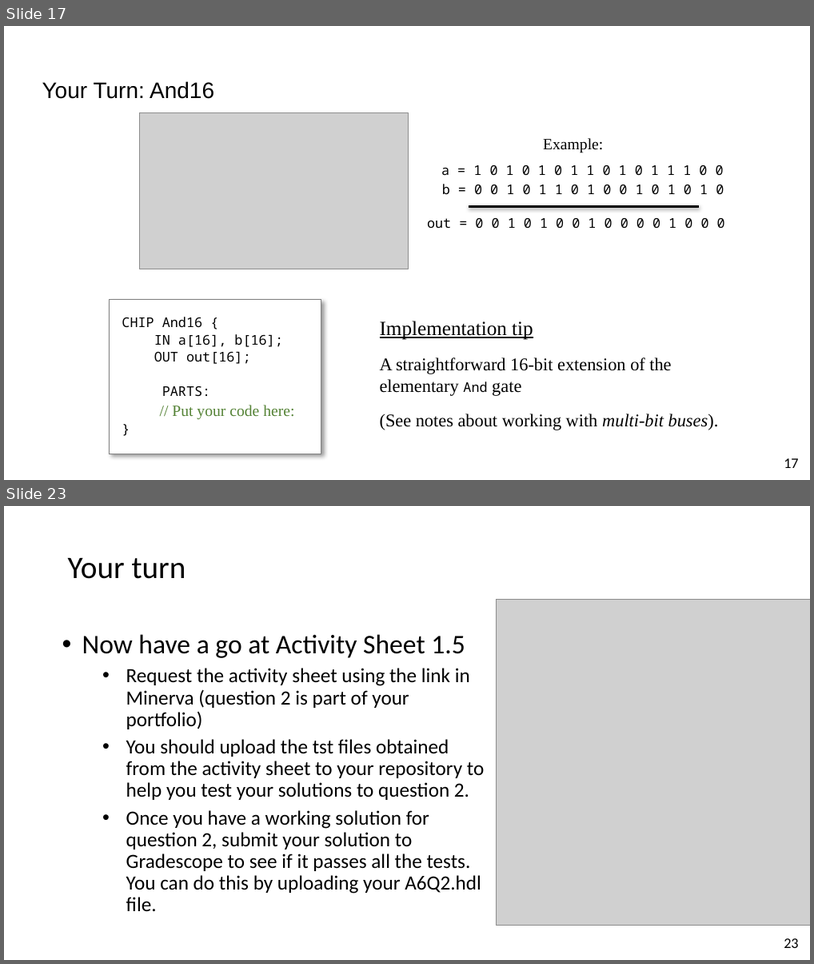
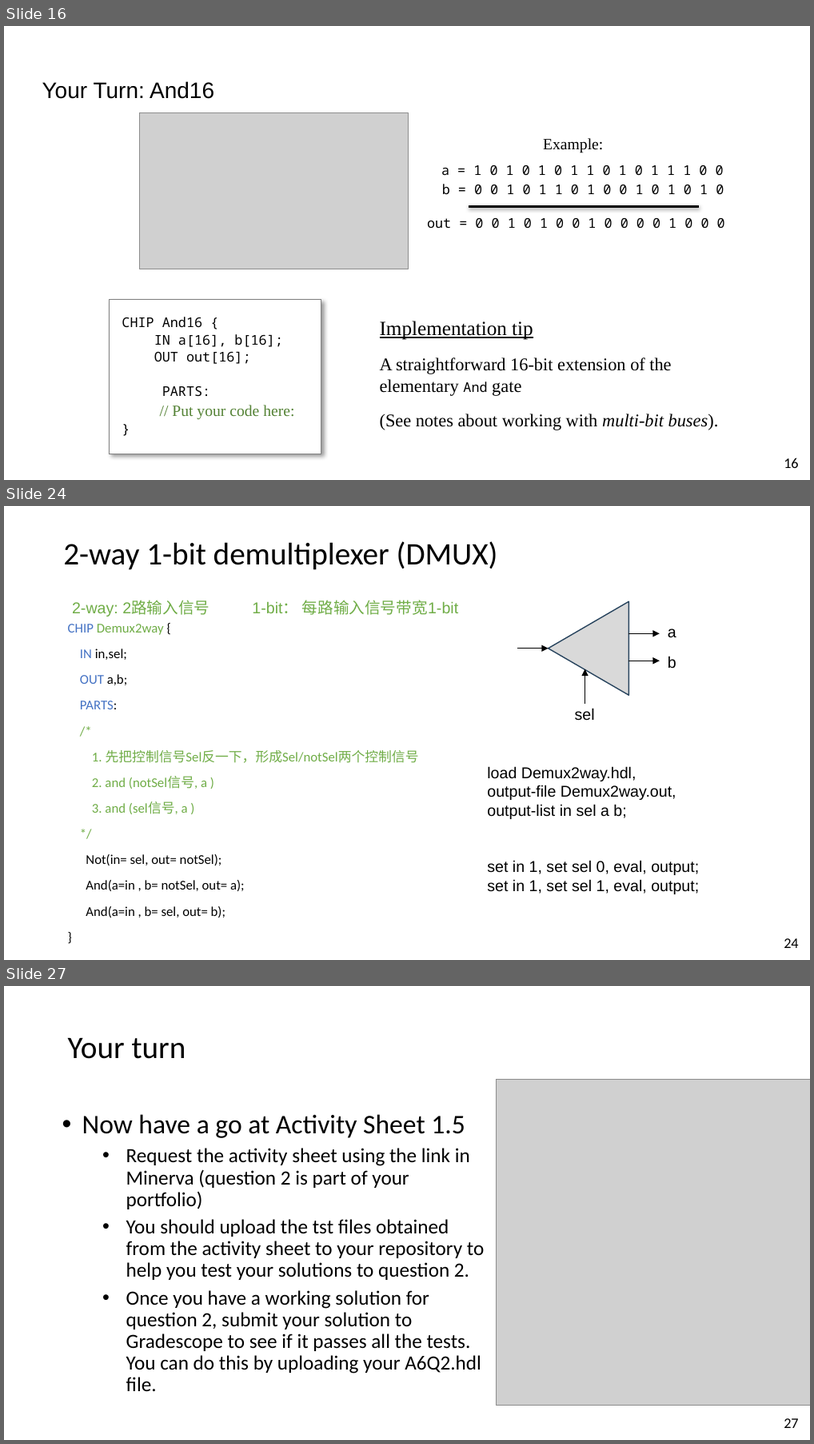
Before and after one commit to vcboy1/Leeds, a slide deck: 26fall/1860/Lecture/Week1.5/Lab 1.5.2 HDL & CAD LAB 2.pptx. Shown one above the other, each under a label of ours: slides 17 and 23 before the commit, slides 16, 24 and 27 after it; the slides between them are not shown. The pictures are 814x964 and 814x1444 pixels, drawn with LibreOffice and Linux fonts; fonts in the diff are those of the drawing; grey boxes stand for pictures; background and template pictures are left out. Boxes give left, top, right and bottom in pixels: in the first picture for what was removed or moved away, otherwise in the second. Text is boxed around its words. In the diff, an @@ line names an element or a change of style, - is before the commit and + after.

```diff
--- a/26fall/1860/Lecture/Week1.5/Lab 1.5.2 HDL & CAD LAB 2.pptx
+++ b/26fall/1860/Lecture/Week1.5/Lab 1.5.2 HDL & CAD LAB 2.pptx
@@ slide 24 added at [4, 506, 810, 960], background picture (left out) @@
@@ text added at [63, 541, 498, 570], 28 pt, text #000000 @@
+2-way 1-bit demultiplexer (DMUX)
@@ text added at [72, 600, 458, 616], 14 pt, text #70AD47 @@
+2-way: 2路输入信号 1-bit： 每路输入信号带宽1-bit
@@ triangle added at [548, 601, 629, 695], fill #D9D9D9, outline #28445D 1 pt @@
@@ text added at [68, 624, 419, 917], 12 pt, text #000000 @@
+CHIP Demux2way {
+IN in,sel;
+OUT a,b;
+PARTS:
+/*
+1. 先把控制信号Sel反一下，形成Sel/notSel两个控制信号
+2. and (notSel信号, a )
+3. and (sel信号, a )
+*/
+Not(in= sel, out= notSel);
+And(a=in , b= notSel, out= a);
+And(a=in , b= sel, out= b);
+}
@@ arrow added from (518, 648) to (548, 648), #000000 0.75 pt @@
@@ arrow added from (629, 633) to (660, 633), #000000 0.75 pt @@
@@ text added at [668, 628, 677, 638], 14 pt, text #000000 @@
+a
@@ arrow added from (586, 704) to (586, 669), #000000 0.75 pt @@
@@ arrow added from (629, 661) to (660, 661), #000000 0.75 pt @@
@@ text added at [668, 656, 677, 668], 14 pt, text #000000 @@
+b
@@ text added at [575, 708, 595, 720], 14 pt, text #000000 @@
+sel
@@ text added at [487, 766, 699, 894], 14 pt, text #000000 @@
+load Demux2way.hdl,
+output-file Demux2way.out,
+output-list in sel a b;
+set in 1, set sel 0, eval, output;
+set in 1, set sel 1, eval, output;
@@ page number added at [784, 938, 798, 948], 13 pt, text #000000 @@
+24
@@ what was slide 17 is now slide 16 @@
@@ page number at [784, 457, 798, 468]: text changed @@
-17
+16
@@ what was slide 23 is now slide 27 @@
@@ page number at [784, 1418, 798, 1428]: text changed @@
-23
+27
```
Also in this commit, not shown: 13 slides changed, 4 other slides added, 1 slide removed, 7 other files.
